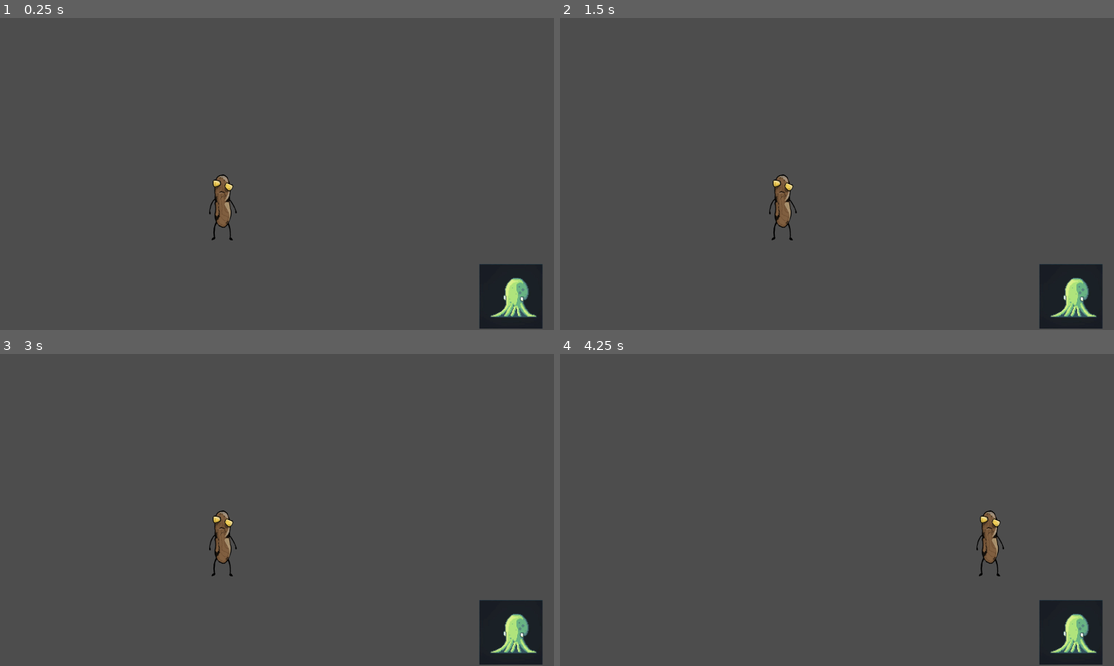
Above: before the commit, frames 1-4 (two rows, left to right).
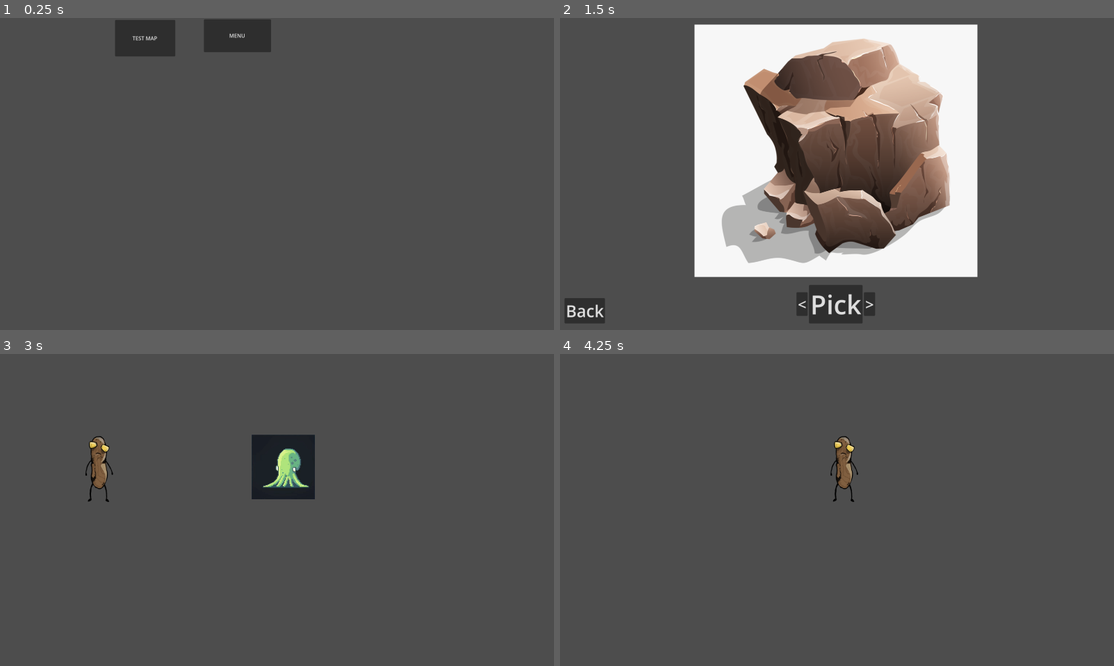
Above: after the commit, the same moments.

Repository: Fork-on-the-Table-Collective/farty-little-things
Game: Godot game, scene res://scenes/main/game_area.tscn
Two runs of this game, one before a commit and one after it. Both use one fixed random seed, a clock stepped at 60 frames per second and the inputs below.
Inputs (mouse positions are in pixels of both pictures, inside the frame that each line leads up to):
- Up to frame 1 (0.25 s): no input
- Up to frame 2 (1.5 s): click (798, 36) at 0.5 s, where only the run after the commit has a clickable "MENU"; click (837, 102) at 1.25 s, where only the run after the commit has a clickable "Push it! (Start)"
- Up to frame 3 (3 s): click (277, 641) at 2 s, where only the run after the commit has a clickable "Pick"; click (144, 372) at 2.75 s, where only the run after the commit has a clickable "TEST MAP"
- Up to frame 4 (4.25 s): tap Enter at 3.5 s; hold D (move_right) from 3.53 s (still down); hold Shift (sprint) from 3.53 s (still down)

The runs differ from the first frame. In frame 1, 5.3% of the frame differs, in the area x 20-98%, y 0-100%; in frame 2, 44%, in the area x 0-98%, y 2-100%; in frame 3, 5.7%; in frame 4, 3.4%.

Commit message:
Adding 2 button to game area to testmap and to menu

Diff:
--- /dev/null
+++ b/turdinator/scenes/main/game_area.gd
@@ -0,0 +1,21 @@
+extends Node2D
+var menu = preload("res://menu/main_menu.tscn")
+var testmap = preload("res://scenes/map/test_map.tscn")
+
+
+# Called when the node enters the scene tree for the first time.
+func _ready() -> void:
+	pass # Replace with function body.
+
+
+# Called every frame. 'delta' is the elapsed time since the previous frame.
+func _process(delta: float) -> void:
+	pass
+
+
+func _on_menu_pressed() -> void:
+	get_tree().change_scene_to_file("res://menu/main_menu.tscn")
+
+
+func _on_testmap_pressed() -> void:
+	get_tree().change_scene_to_file("res://scenes/map/test_map.tscn")
--- a/turdinator/scenes/main/game_area.tscn
+++ b/turdinator/scenes/main/game_area.tscn
@@ -1,13 +1,23 @@
-[gd_scene load_steps=3 format=3 uid="uid://b1uomkedbq21i"]
+[gd_scene load_steps=2 format=3 uid="uid://b1uomkedbq21i"]
 
-[ext_resource type="PackedScene" uid="uid://ujooexq3jie0" path="res://entities/player/player.tscn" id="1_gg8vx"]
-[ext_resource type="PackedScene" uid="uid://bcapk4utlhnos" path="res://entities/passive_entities/power_up.tscn" id="2_awo0v"]
+[ext_resource type="Script" path="res://scenes/main/game_area.gd" id="1_8l05c"]
 
 [node name="GameArea" type="Node2D"]
+script = ExtResource("1_8l05c")
 
-[node name="Player" parent="." instance=ExtResource("1_gg8vx")]
-z_index = 3
-position = Vector2(684, 577)
+[node name="menu" type="Button" parent="."]
+offset_left = 626.0
+offset_top = 4.0
+offset_right = 830.0
+offset_bottom = 104.0
+text = "MENU"
 
-[node name="power_up" parent="." instance=ExtResource("2_awo0v")]
-position = Vector2(1560, 849)
+[node name="testmap" type="Button" parent="."]
+offset_left = 356.0
+offset_top = 6.0
+offset_right = 539.0
+offset_bottom = 117.0
+text = "TEST MAP"
+
+[connection signal="pressed" from="menu" to="." method="_on_menu_pressed"]
+[connection signal="pressed" from="testmap" to="." method="_on_testmap_pressed"]
--- /dev/null
+++ b/turdinator/scenes/map/test_map.tscn
@@ -0,0 +1,12 @@
+[gd_scene load_steps=3 format=3 uid="uid://c57y7i7tjmnkl"]
+
+[ext_resource type="PackedScene" uid="uid://ujooexq3jie0" path="res://entities/player/player.tscn" id="1_l1pwb"]
+[ext_resource type="PackedScene" uid="uid://bcapk4utlhnos" path="res://entities/passive_entities/power_up.tscn" id="2_mfx0k"]
+
+[node name="Node2D" type="Node2D"]
+
+[node name="Player" parent="." instance=ExtResource("1_l1pwb")]
+position = Vector2(308, 350)
+
+[node name="power_up" parent="." instance=ExtResource("2_mfx0k")]
+position = Vector2(868, 345)
